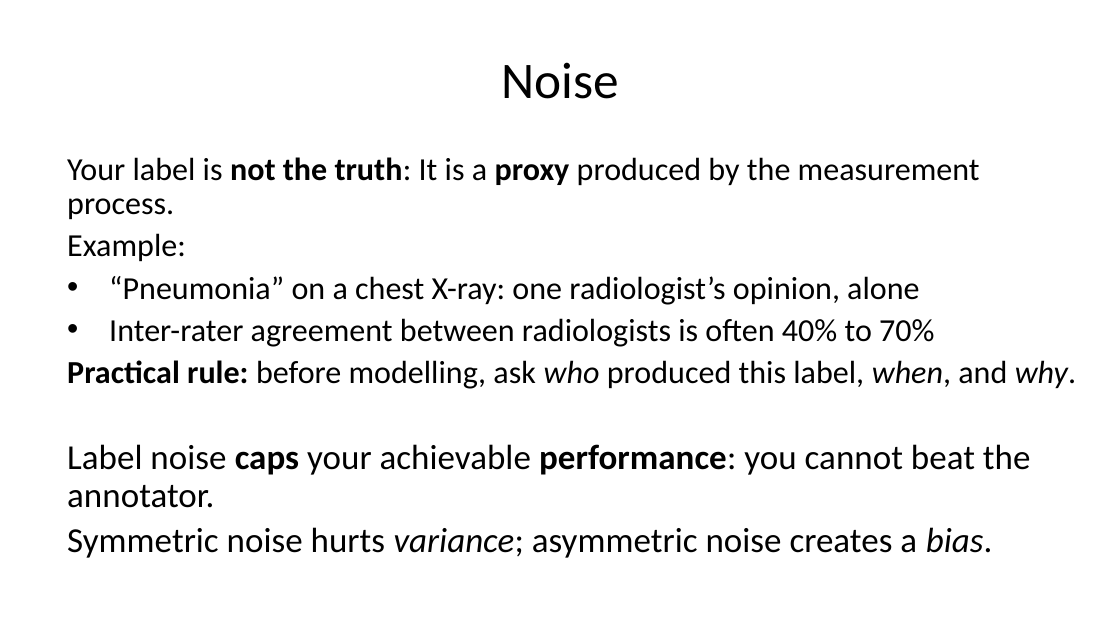
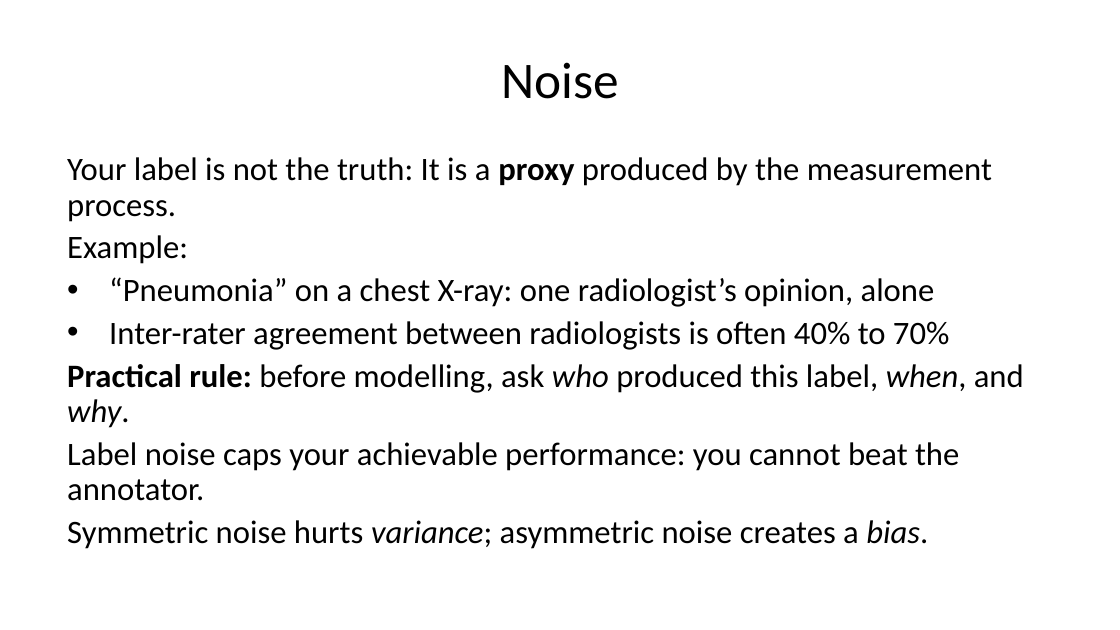
Before and after one commit to pauldubois98/AdcancedTopicsDataScience2026, a slide deck: slide 12 of Course01/slides.pptx. Drawn at 1120x630 pixels with LibreOffice and Linux fonts; fonts in the diff are those of the drawing. Boxes give left, top, right and bottom in pixels: in the first picture for what was removed or moved away, otherwise in the second. Text is boxed around its words. In the diff, an @@ line names an element or a change of style, - is before the commit and + after.

```diff
--- a/Course01/slides.pptx
+++ b/Course01/slides.pptx
@@ text "Your label is not the ..." at bbox=[67, 157, 1024, 549]: size 20.6 to 21 pt in "Your label is not the truth: It ...", "Example:", "“Pneumonia” on a chest X-ray: one radiologist’s ...", "Inter-rater agreement between radiologists is often 40% ..." and 1 more places; bold off in "not the truth:", "caps performance:"; size 22.5 to 21 pt in "Label noise caps your achievable performance: you ...", "Symmetric noise hurts variance; asymmetric noise creates ..." @@
```
Also in this commit, not shown: 12 other slides changed, 6 slides added, 10 slides removed, 1 other file.
